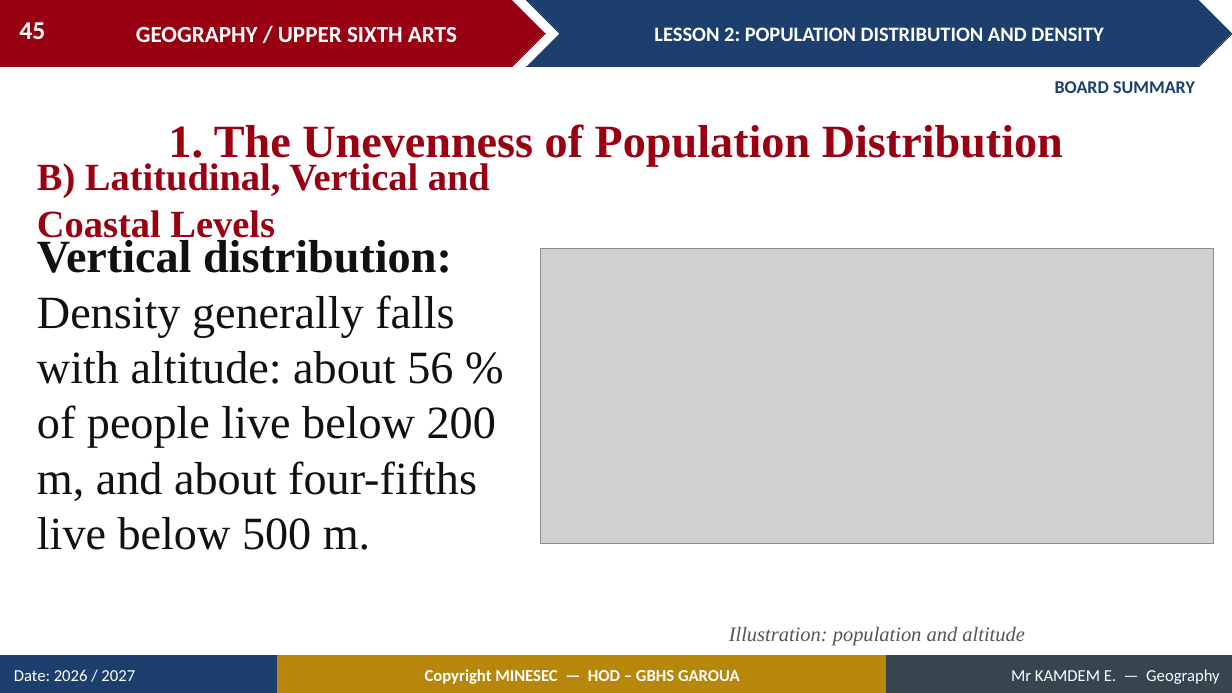
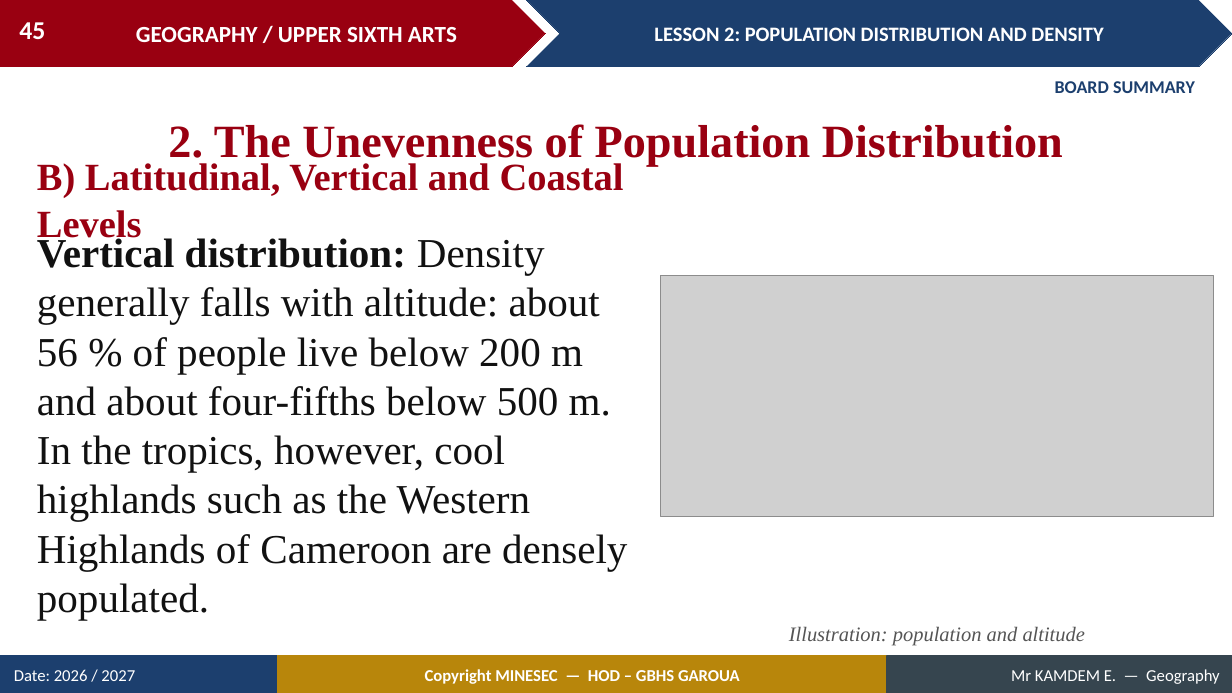
Before and after one commit to Berthautk/linea-github, a slide deck: slide 45 of lecons/USA/Population Geography/02_USA_POP_L02_Population_Distribution_and_Density.pptx. Drawn at 1232x693 pixels with LibreOffice and Linux fonts; fonts in the diff are those of the drawing; grey boxes stand for pictures. Boxes give left, top, right and bottom in pixels: in the first picture for what was removed or moved away, otherwise in the second. Text is boxed around its words. In the diff, an @@ line names an element or a change of style, - is before the commit and + after.

```diff
--- a/lecons/USA/Population Geography/02_USA_POP_L02_Population_Distribution_and_Density.pptx
+++ b/lecons/USA/Population Geography/02_USA_POP_L02_Population_Distribution_and_Density.pptx
@@ text at <box>168,124,1063,166</box>: text changed @@
-1. The Unevenness of Population Distribution
+2. The Unevenness of Population Distribution
@@ text "B) Latitudinal, Vertical and Coastal ..." rewrapped from <box>37,163,490,245</box> to <box>37,163,624,245</box> @@
@@ text at <box>37,235,627,620</box>: text changed; size 36 to 32 pt @@
-Vertical distribution: Density generally falls with altitude: about 56 % of people live below 200 m, and about four-fifths live below 500 m.
+Vertical distribution: Density generally falls with altitude: about 56 % of people live below 200 m and about four-fifths below 500 m. In the tropics, however, cool highlands such as the Western Highlands of Cameroon are densely populated.
@@ picture: place and size @@
-picture at <box>541,249,1214,543</box>
+picture at <box>661,275,1214,518</box>
@@ text "Illustration: population and altitude": place and size @@
-text "Illustration: population and altitude" at <box>729,626,1024,646</box>
+text "Illustration: population and altitude" at <box>789,626,1085,646</box>
```
Also in this commit, not shown: 13 other slides changed, 3 slides added, 7 slides removed, 25 other files.
